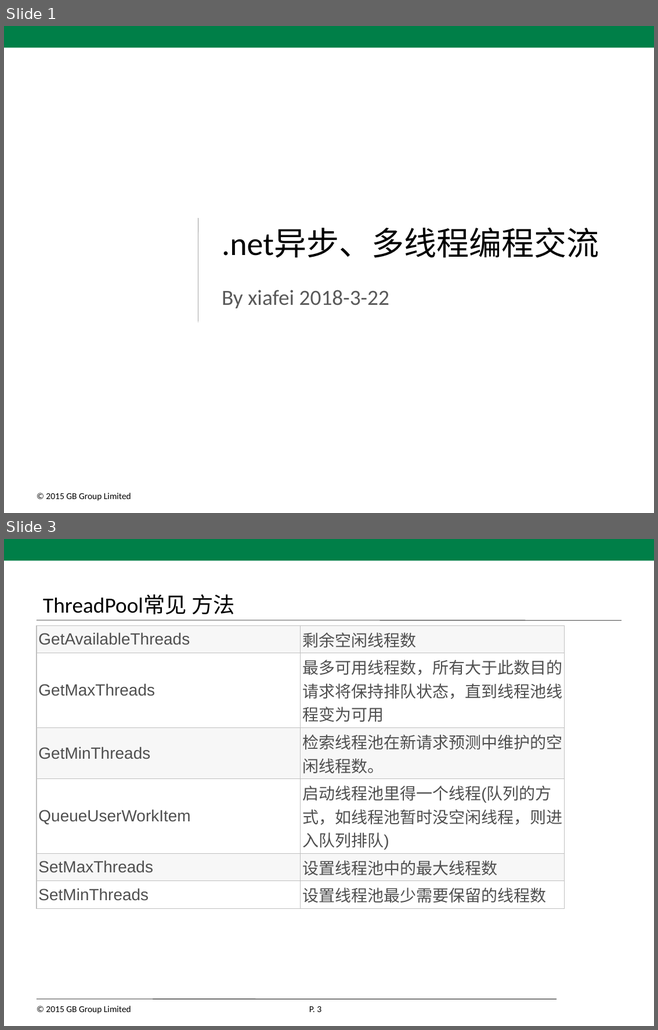
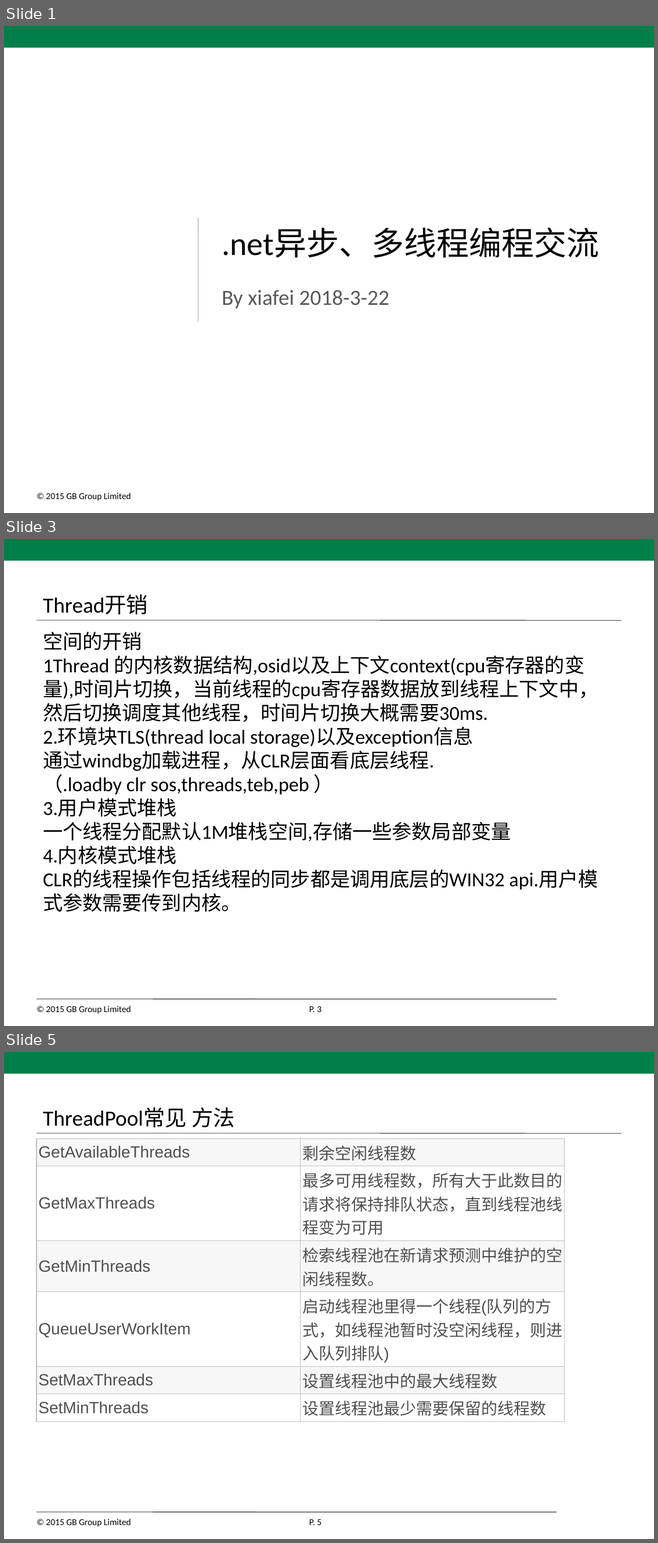
Before and after one commit to xiafeicn/AsyncProgram, a slide deck: 异步编程.pptx. Shown one above the other, each under a label of ours: slides 1 and 3 before the commit, slides 1, 3 and 5 after it; the slides between them are not shown. The pictures are 658x1030 and 658x1543 pixels, drawn with LibreOffice and Linux fonts; fonts in the diff are those of the drawing; background and template pictures are left out. Boxes give left, top, right and bottom in pixels: in the first picture for what was removed or moved away, otherwise in the second. Text is boxed around its words. In the diff, an @@ line names an element or a change of style, - is before the commit and + after.

Commit message:
多线程文档

```diff
--- a/异步编程.pptx
+++ b/异步编程.pptx
@@ slide 3 added at (4, 539, 654, 1026), background #FFFFFF; not listed: 5 template elements that a slide beside it also shows @@
@@ title added at (43, 595, 148, 614), 24 pt, text #000000 @@
+Thread开销
@@ text added at (43, 632, 598, 912), 22 pt, text #000000 @@
+空间的开销
+1Thread 的内核数据结构,osid以及上下文context(cpu寄存器的变量),时间片切换，当前线程的cpu寄存器数据放到线程上下文中，然后切换调度其他线程，时间片切换大概需要30ms.
+2.环境块TLS(thread local storage)以及exception信息
+通过windbg加载进程，从CLR层面看底层线程.
+（.loadby clr sos,threads,teb,peb ）
+3.用户模式堆栈
+一个线程分配默认1M堆栈空间,存储一些参数局部变量
+4.内核模式堆栈
+CLR的线程操作包括线程的同步都是调用底层的WIN32 api.用户模式参数需要传到内核。
@@ what was slide 3 is now slide 5 @@
@@ page number at (309, 1519, 321, 1525): text changed @@
-P. 3
+P. 5
```
Also in this commit, not shown: 1 slide changed, 1 other slide added, 7 other files.
